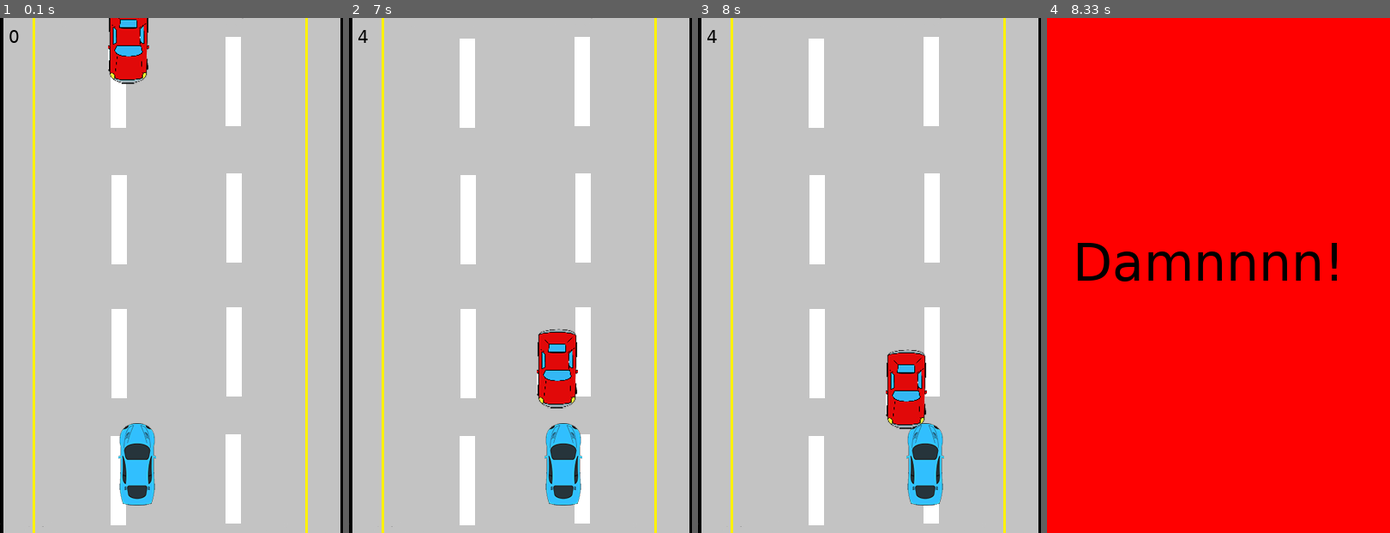
Above: before the commit, frames 1-4 (left to right).
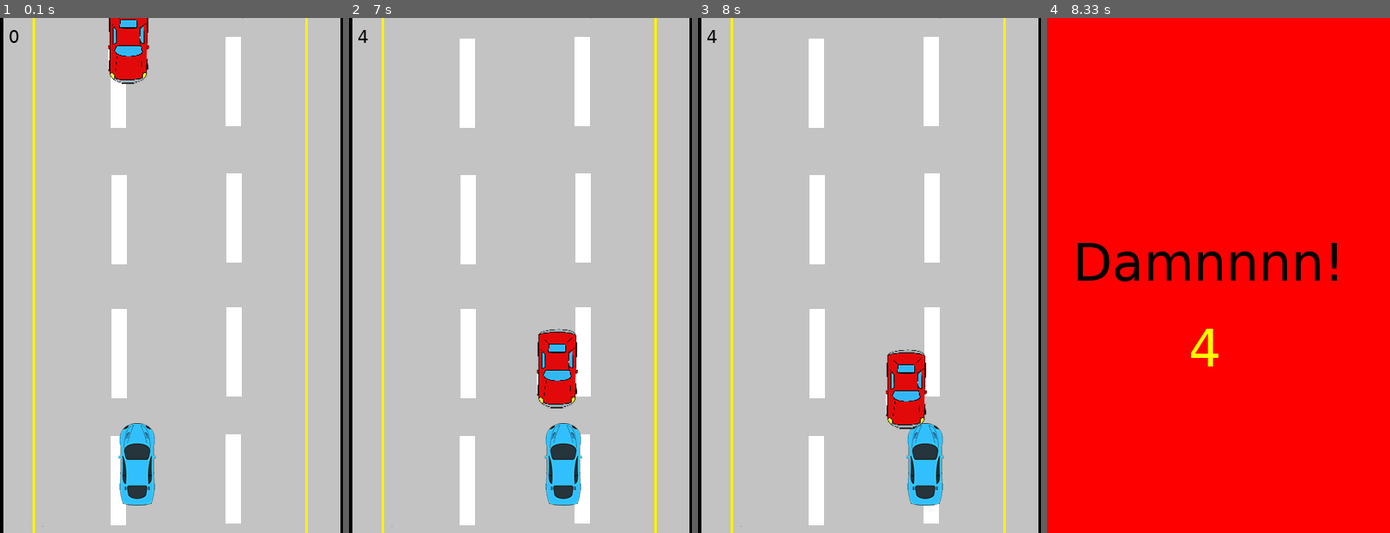
Above: after the commit, the same moments.

Repository: 2Bllryz/PygameDemo
Game: pygame game, started from game.py
Same seed, same stepped clock (60 frames per second), same inputs: the game is played once before the commit and once after it.
Inputs:
- Up to frame 1 (0.1 s): no input
- Up to frame 2 (7 s): hold Right 0.33-0.8 s; hold Right 0.83-1.3 s; hold Left 1.33-1.87 s; hold Left 1.9-2.3 s; hold Right 2.33-2.97 s; hold Left 3-3.47 s; hold Right 3.5-3.97 s; hold Right 4-4.47 s; hold Left 4.5-5.03 s; hold Left 5.07-5.47 s; hold Right 5.5-6.13 s; hold Left 6.17-6.63 s; hold Right from 6.67 s (still down)
- Up to frame 3 (8 s): release Right at 7.13 s
- Up to frame 4 (8.33 s): no input

Frames 1-3 are identical in both runs. In frame 4, 0.2% of the frame differs, in the area x 42-50%, y 60-68%.

Commit message:
结算得分

Diff:
--- a/game.py
+++ b/game.py
@@ -72,7 +72,8 @@
 
                 self.screen.fill(Constant.RED)
                 self.screen.blit(self.game_over, (30, 250))     #显示游戏结束
-
+                scores = self.font_big.render(str(Constant.SCORE), True, Constant.YELLOW)
+                self.screen.blit(scores, (165, 350))
                 pygame.display.update()         #刷新
                 for entity in all_sprites:
                     entity.kill()                #删除敌人
